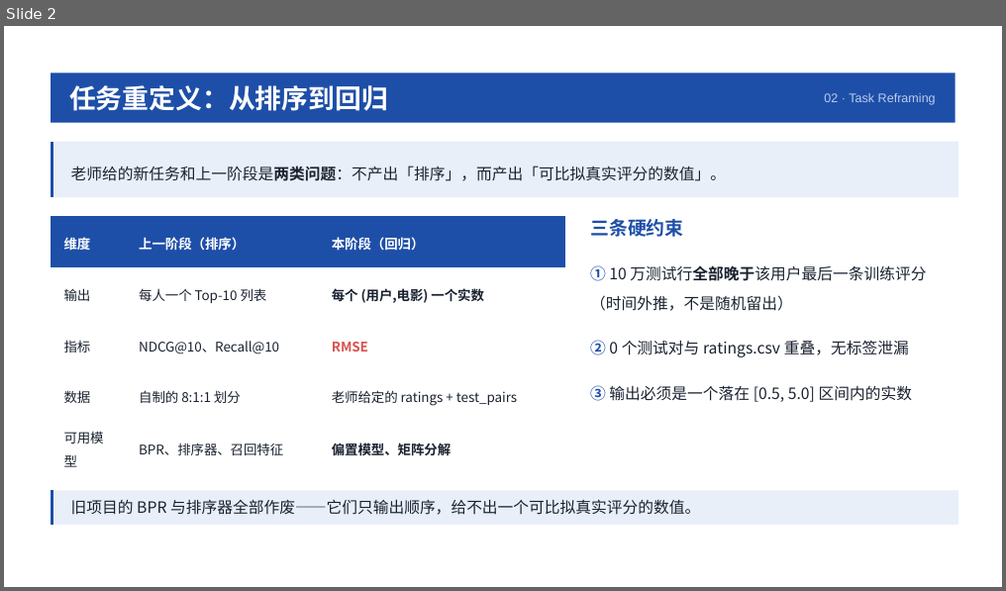
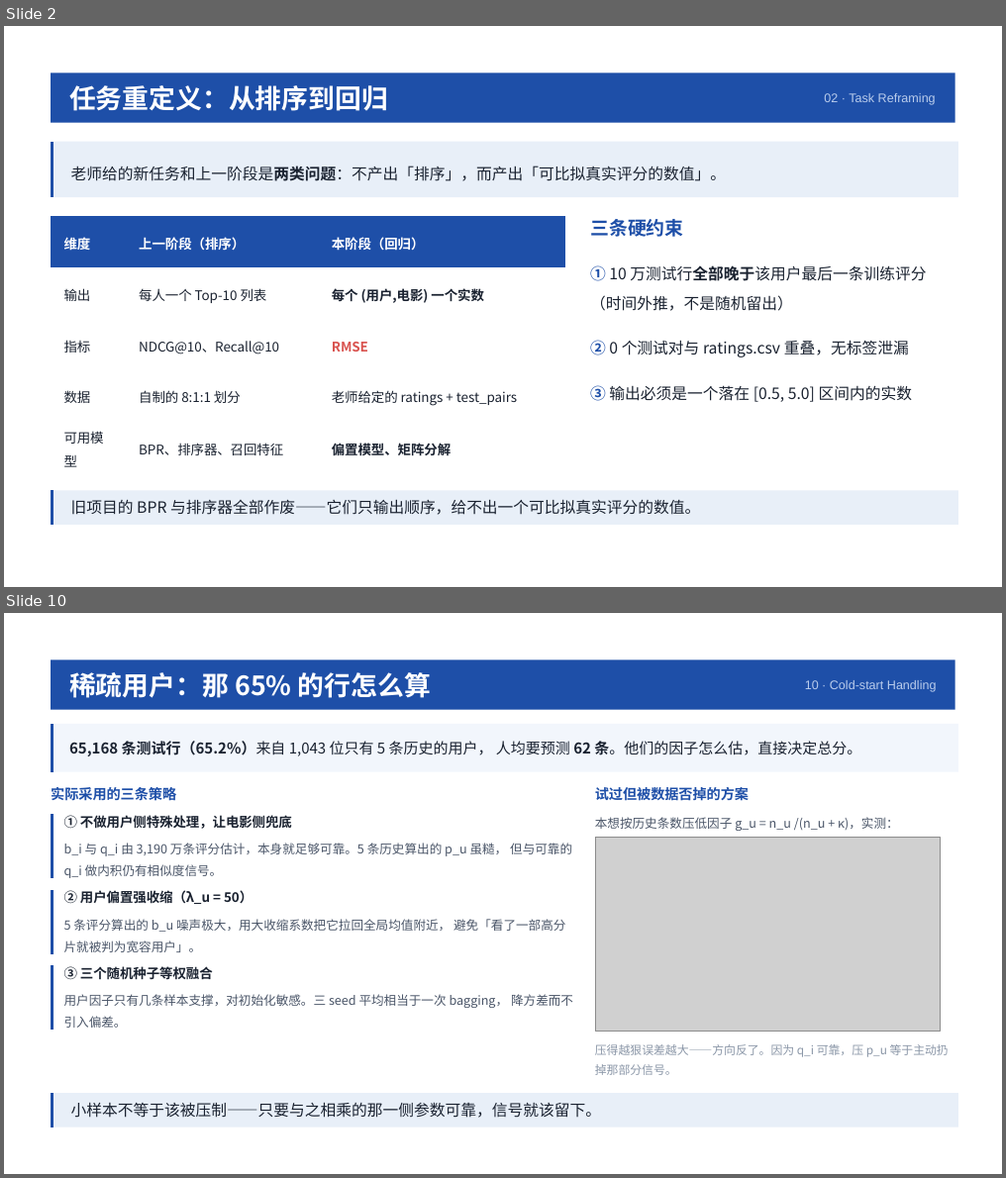
Before and after one commit to happytt-maker/movie, a slide deck: rating_prediction/docs/答辩PPT.pptx. Shown one above the other, each under a label of ours: slide 2 before the commit, slides 2 and 10 after it; the slides between them are not shown. The pictures are 1006x591 and 1006x1178 pixels, drawn with LibreOffice and Linux fonts; fonts in the diff are those of the drawing; grey boxes stand for pictures. Boxes give left, top, right and bottom in pixels: in the first picture for what was removed or moved away, otherwise in the second. Text is boxed around its words. In the diff, an @@ line names an element or a change of style, - is before the commit and + after.

Commit message:
refactor: 按老师验收要求调整交付物
老师明确要求两点：预测表发邮件验收、PPT 汇报算法实现思路。据此调整：

1. 提交表预测列 pred_rating 改名为 rating，与原始 ratings.csv 的评分列同名，
   避免验收脚本按 rating 读列时报错；前三列仍与 test_pairs.csv 逐行一致。

2. 答辩 PPT 由 12 页重构为 15 页，主线从「研究叙事」改为「算法实现思路」：
   新增整体流程（六步流水线）、算法选型（为什么是 Bias-MF）、
   超参数与依据（8 项逐条给理由）、稀疏用户对策（那 65% 的行怎么算）四页；
   原「零初始化」与「门控证伪」两页压缩为注记，避免整页讲废弃方案。

3. 修正三处数字：训练耗时由「单轮 5 分钟」改为实测 33 秒／轮、三 seed 10 分钟
   （原值把 10 轮总耗时误当成单轮）；参数规模 2.8 亿改为 3,693 万；
   模型页「400 万用户」改为 40.2 万。

4. 新增 提交说明.md：列结构、方法概要、精度口径、复现命令。

```diff
--- a/rating_prediction/docs/答辩PPT.pptx
+++ b/rating_prediction/docs/答辩PPT.pptx
@@ slide 10 added at (4, 613, 1002, 1174), background #FFFFFF @@
@@ rectangle added at (51, 660, 954, 710), fill #1E4FA8 @@
@@ text added at (69, 672, 431, 698), 25.5 pt, text #FFFFFF, bold @@
+稀疏用户：那 65% 的行怎么算
@@ text added at (805, 680, 937, 692), 12 pt, text #B9CCEC @@
+10 · Cold-start Handling
@@ freeform shape added at (51, 724, 957, 772), fill #1E4FA8 @@
@@ rectangle added at (54, 724, 958, 772), fill #F2F6FC @@
@@ text added at (69, 741, 861, 757), 14.2 pt, text #1A2230 @@
+65,168 条测试行（65.2%）来自 1,043 位只有 5 条历史的用户， 人均要预测 62 条。他们的因子怎么估，直接决定总分。
@@ text added at (51, 787, 176, 801), 13.5 pt, text #1E4FA8, bold @@
+实际采用的三条策略
@@ text added at (595, 787, 748, 801), 13.5 pt, text #1E4FA8, bold @@
+试过但被数据否掉的方案
@@ freeform shape added at (51, 814, 580, 878), fill #1E4FA8 @@
@@ text added at (64, 815, 292, 829), 12.8 pt, text #1A2230, bold @@
+① 不做用户侧特殊处理，让电影侧兜底
@@ text added at (595, 817, 899, 831), 12 pt, text #4A5568 @@
+本想按历史条数压低因子 g_u = n_u /(n_u + κ)，实测：
@@ text added at (64, 843, 572, 878), 12 pt, text #4A5568 @@
+b_i 与 q_i 由 3,190 万条评分估计，本身就足够可靠。5 条历史算出的 p_u 虽糙， 但与可靠的 q_i 做内积仍有相似度信号。
@@ picture added at (595, 837, 940, 1032) @@
@@ freeform shape added at (51, 890, 580, 955), fill #1E4FA8 @@
@@ text added at (64, 890, 252, 904), 12.8 pt, text #1A2230, bold @@
+② 用户偏置强收缩（λ_u = 50）
@@ text added at (64, 919, 565, 953), 12 pt, text #4A5568 @@
+5 条评分算出的 b_u 噪声极大，用大收缩系数把它拉回全局均值附近， 避免「看了一部高分片就被判为宽容用户」。
@@ freeform shape added at (51, 965, 580, 1030), fill #1E4FA8 @@
@@ text added at (64, 966, 213, 980), 12.8 pt, text #1A2230, bold @@
+③ 三个随机种子等权融合
@@ text added at (64, 994, 573, 1028), 12 pt, text #4A5568 @@
+用户因子只有几条样本支撑，对初始化敏感。三 seed 平均相当于一次 bagging， 降方差而不引入偏差。
@@ text added at (595, 1045, 948, 1075), 11.2 pt, text #8B97A8 @@
+压得越狠误差越大——方向反了。因为 q_i 可靠，压 p_u 等于主动扔掉那部分信号。
@@ freeform shape added at (51, 1093, 957, 1128), fill #1E4FA8 @@
@@ rectangle added at (54, 1093, 958, 1128), fill #E8EFF8 @@
@@ text added at (71, 1102, 601, 1118), 15 pt, text #1A2230 @@
+小样本不等于该被压制——只要与之相乘的那一侧参数可靠，信号就该留下。
```
Also in this commit, not shown: 8 slides changed, 5 other slides added, 3 slides removed, 5 other files.
